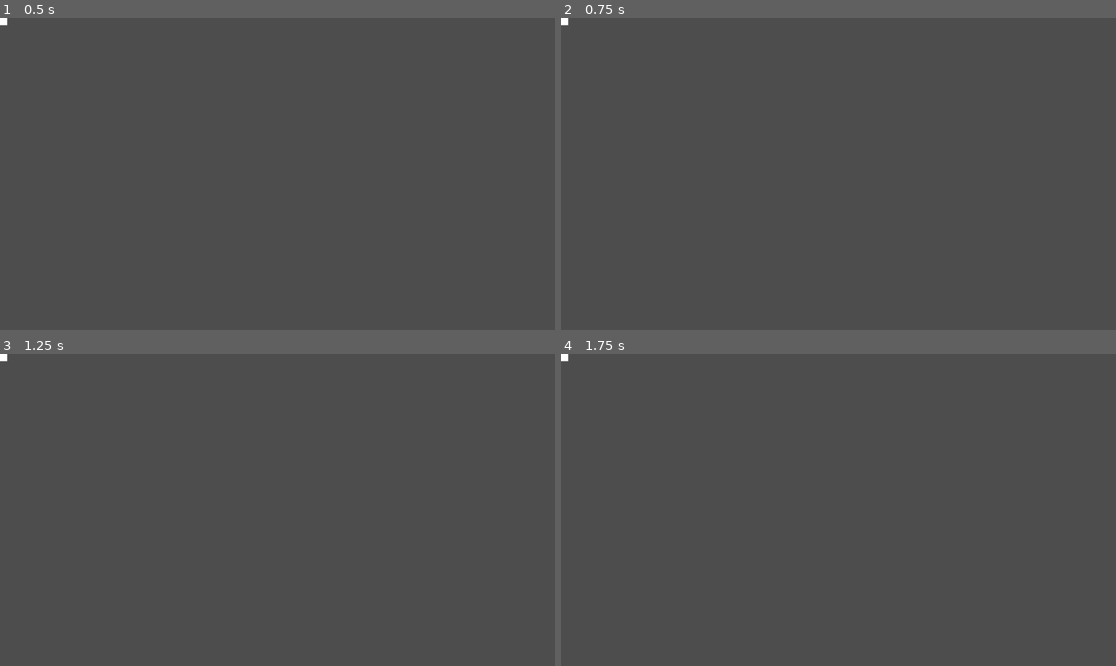
Above: before the commit, frames 1-4 (two rows, left to right).
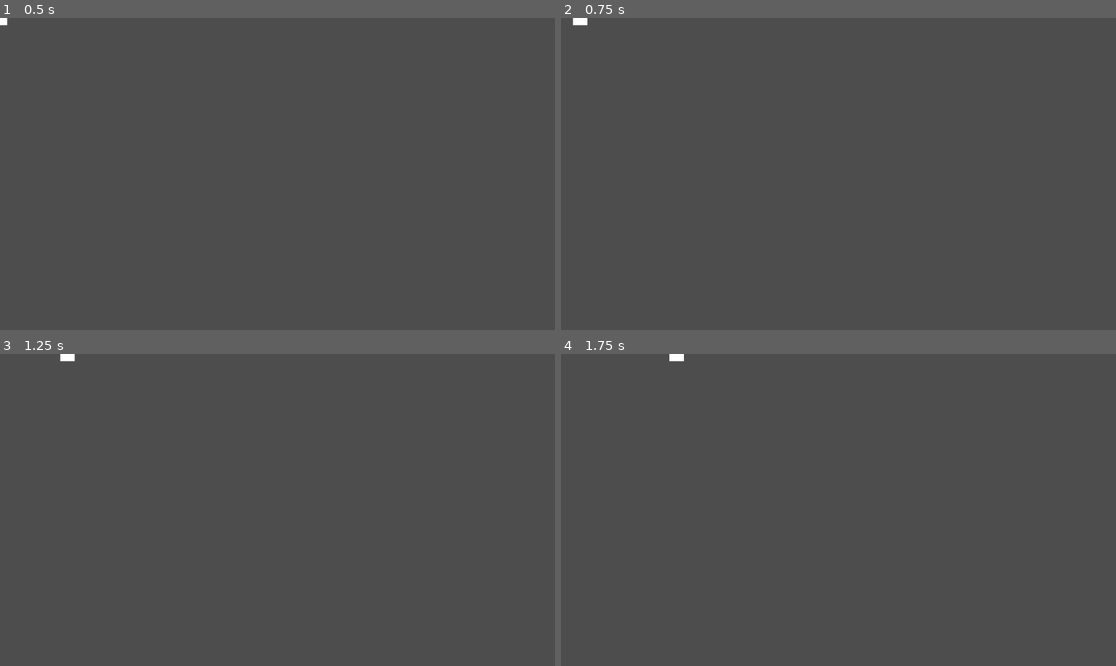
Above: after the commit, the same moments.

Repository: godzilla5hrimp/TheaterJumpShootMan
Game: Godot game, scene res://scenes/actor.tscn
Two runs of this game, one before a commit and one after it. Both use one fixed random seed, a clock stepped at 60 frames per second and the inputs below.
Inputs:
- Up to frame 1 (0.5 s): no input
- Up to frame 2 (0.75 s): tap Enter at 0.5 s; hold Right (moveRight) from 0.53 s (still down)
- Up to frame 3 (1.25 s): keep holding Right (moveRight)
- Up to frame 4 (1.75 s): release Right (moveRight) at 1.28 s; hold Down (moveDown) from 1.28 s (still down)

Frame 1 is identical in both runs. In frame 2, 0.1% of the frame differs, in the area x 0-5%, y 0-3%; in frame 3, 0.1%, in the area x 0-14%, y 0-3%; in frame 4, 0.1%.

Commit message:
fix: fix moevement;

Diff:
--- a/mask-game-jam-game/scenes/actor.gd
+++ b/mask-game-jam-game/scenes/actor.gd
@@ -12,10 +12,8 @@
 	screen_size = get_viewport().get_visible_rect().size
 
 func checkInput(delta: float):
-	var velocity = Vector2.ZERO
 	if Input.is_action_pressed("moveUp"):
 		velocity.y -=delta
-		print('hello')
 	elif Input.is_action_pressed("moveDown"):
 		velocity.y +=delta
 	elif Input.is_action_pressed("moveLeft"):
